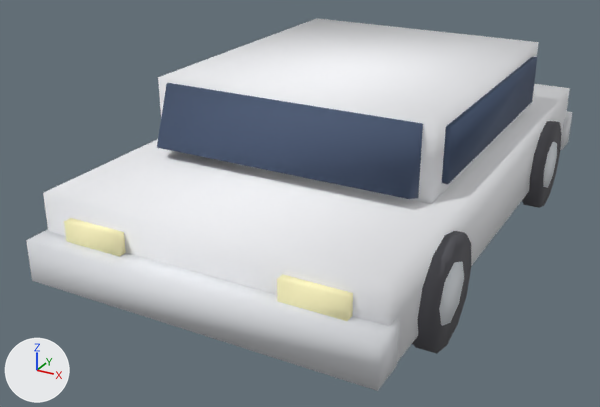
An edit to the glTF model assets/models/lot-car.glb, drawn before and after from the same camera.
Both versions are drawn from a 50 mm camera at (3.04, -6.5, 3.4) aimed at (-0.32, -0.4, 0.35). Arrows for +X, +Y and +Z are at lower left; the lights stay in place. The picture after the commit comes second. Where no turn or scale is listed for an object, it has been applied to the vertices.

The scene before the commit, as lines of its bpy script (objects in view):
```python
me_geometry_0 = bpy.data.meshes.new('geometry_0')
me_geometry_0.from_pydata(...)  # 280 vertices, 476 faces; spans x -1.5..1.5, y -2.6..2.6, z 0.0..1.6
me_geometry_0.materials.append(mat_sww_flat_vertex)
ob_geometry_0 = bpy.data.objects.new('geometry_0', me_geometry_0)
ob_geometry_0.location = (0.0, 0.0, 0.0)
```
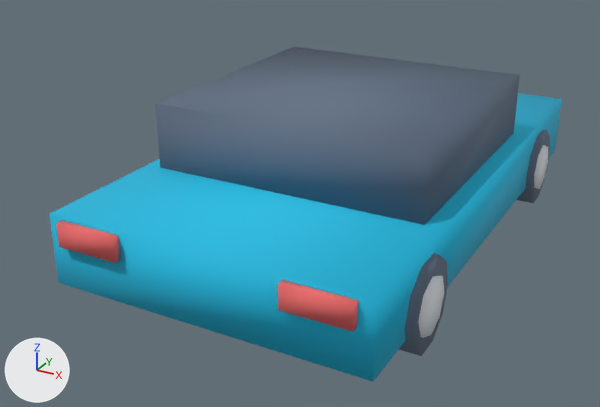
Pixel boxes (x1, y1, x2, y2) of what changed, in the pictures (600 x 407 px):
'geometry_0', reshaped (6% narrower, 10% shorter): before (26, 18, 572, 391); after (50, 47, 562, 382)
part 1 of me_geometry_0, added (cyan): after (50, 93, 562, 382)
part 2 of me_geometry_0, added (blue): after (156, 47, 520, 225)
part 3 of me_geometry_0, added (red): after (56, 220, 120, 263)
part 4 of me_geometry_0, added (red): after (278, 280, 358, 332)
part 5 of me_geometry_0, added (blue): after (517, 130, 550, 203)
part 6 of me_geometry_0, added: after (534, 145, 548, 189)
part 7 of me_geometry_0, added (blue): after (399, 253, 448, 356)
part 8 of me_geometry_0, added: after (418, 276, 445, 338)
part 9 of me_geometry_0, deleted: before (26, 57, 572, 391)
part 10 of me_geometry_0, cut back: before (43, 18, 570, 362)

Edits to the bpy script that builds the scene:
```text
Change me_geometry_0:
    used by ob_geometry_0; location = (0.0, 0.0, 0.0)
    remove me_geometry_0.from_pydata(...)  # 280 vertices, 476 faces; spans x -1.5..1.5, y -2.6..2.6, z 0.0..1.6
    add me_geometry_0.from_pydata(...)  # 232 vertices, 396 faces; spans x -1.4..1.4, y -2.5..2.5, z 0.0..1.4
    me_geometry_0 part 1: a new loose piece, a box spanning x -1.33..1.33, y -2.44..2.44, z 0.24..0.83, in mat_sww_flat_vertex
    me_geometry_0 part 2: a new loose piece, a box spanning x -1.19..1.19, y -1.28..1.06, z 0.81..1.4, in mat_sww_flat_vertex
    me_geometry_0 part 3: a new loose piece, a box spanning x -1.211..-0.678, y -2.5..-2.415, z 0.613..0.806, in mat_sww_flat_vertex
    me_geometry_0 part 4: a new loose piece, a box spanning x 0.678..1.211, y -2.5..-2.415, z 0.613..0.806, in mat_sww_flat_vertex
    me_geometry_0 part 5: a new loose piece, a 10-sided cylinder along x spanning x 1.11..1.38, y 1.19..1.93, z 0.0..0.71, in mat_sww_flat_vertex
    me_geometry_0 part 6: a new loose piece, an 8-sided cylinder along x spanning x 1.3..1.4, y 1.33..1.79, z 0.12..0.59, in mat_sww_flat_vertex
    me_geometry_0 part 7: a new loose piece, a 10-sided cylinder along x spanning x 1.11..1.38, y -1.93..-1.19, z 0.0..0.71, in mat_sww_flat_vertex
    me_geometry_0 part 8: a new loose piece, an 8-sided cylinder along x spanning x 1.3..1.4, y -1.79..-1.33, z 0.12..0.59, in mat_sww_flat_vertex
    me_geometry_0 part 9: 19 loose pieces with 264 vertices, spanning x -1.5..1.5, y -2.6..2.6, z 0.0..1.57, are deleted
    me_geometry_0 part 10
    16 vertices are removed from x -1.41..1.41, y -2.4..2.4, z 0.29..1.6
    24 faces are deleted
    8 vertices are added at x -1.18..1.18, y 0.49..0.98, z 0.77..1.37
    12 new faces join them
    other edits to the shape of me_geometry_0 do not show in these pictures
```
